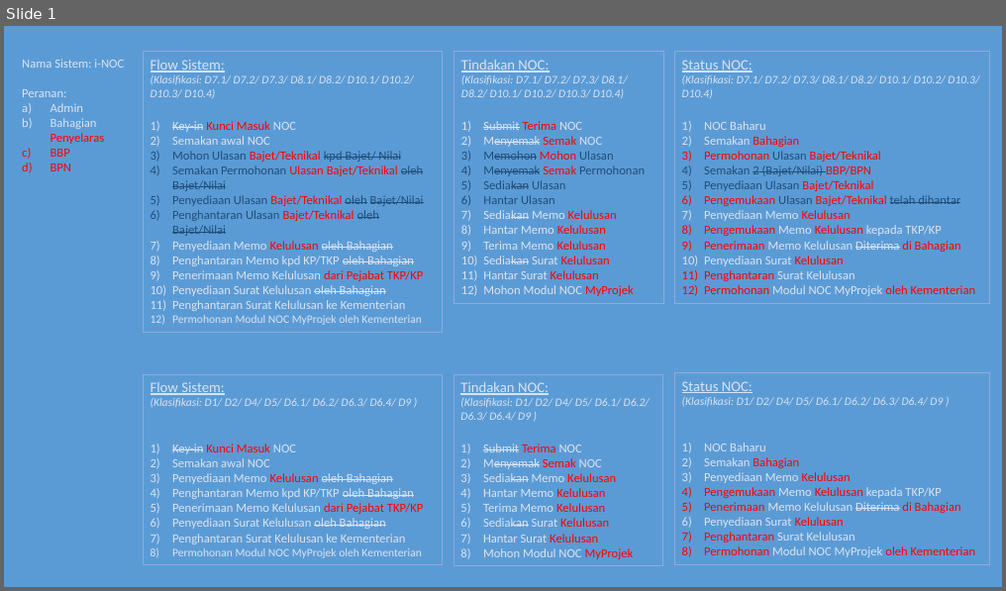
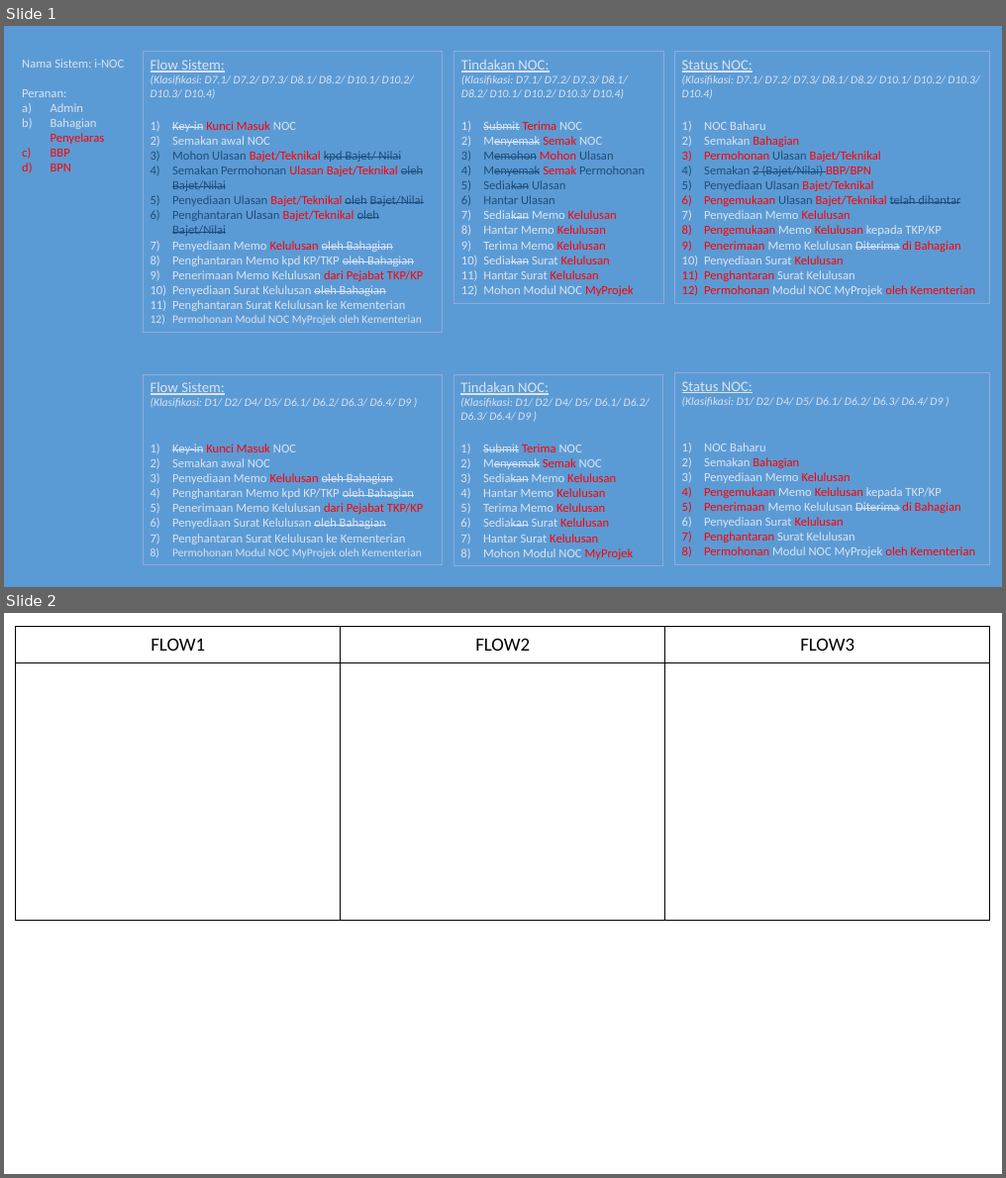
Before and after one commit to safie/noc1, a slide deck: notes/Bakti 21.6.2022 updated - flow+status+noc.pptx. Shown one above the other, each under a label of ours: slide 1 before the commit, slides 1 and 2 after it. The pictures are 1006x591 and 1006x1178 pixels, drawn with LibreOffice and Linux fonts; fonts in the diff are those of the drawing. Boxes give left, top, right and bottom in pixels: in the first picture for what was removed or moved away, otherwise in the second. Text is boxed around its words. In the diff, an @@ line names an element or a change of style, - is before the commit and + after.

```diff
--- a/notes/Bakti 21.6.2022 updated - flow+status+noc.pptx
+++ b/notes/Bakti 21.6.2022 updated - flow+status+noc.pptx
@@ slide 2 added at box(4, 613, 1002, 1174), background #FFFFFF @@
@@ table added at box(16, 627, 991, 921), 2 rows, 3 columns @@
+FLOW1 | FLOW2 | FLOW3
+ |  | 
```
Also in this commit, not shown: 2 other files.
